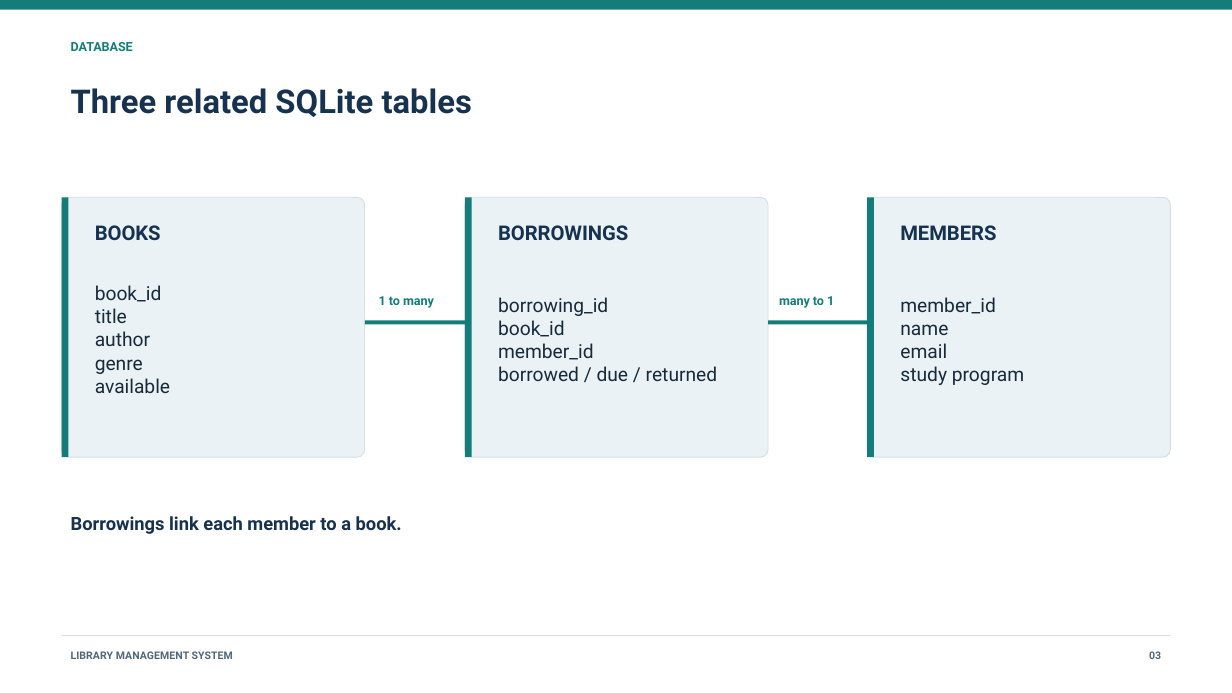
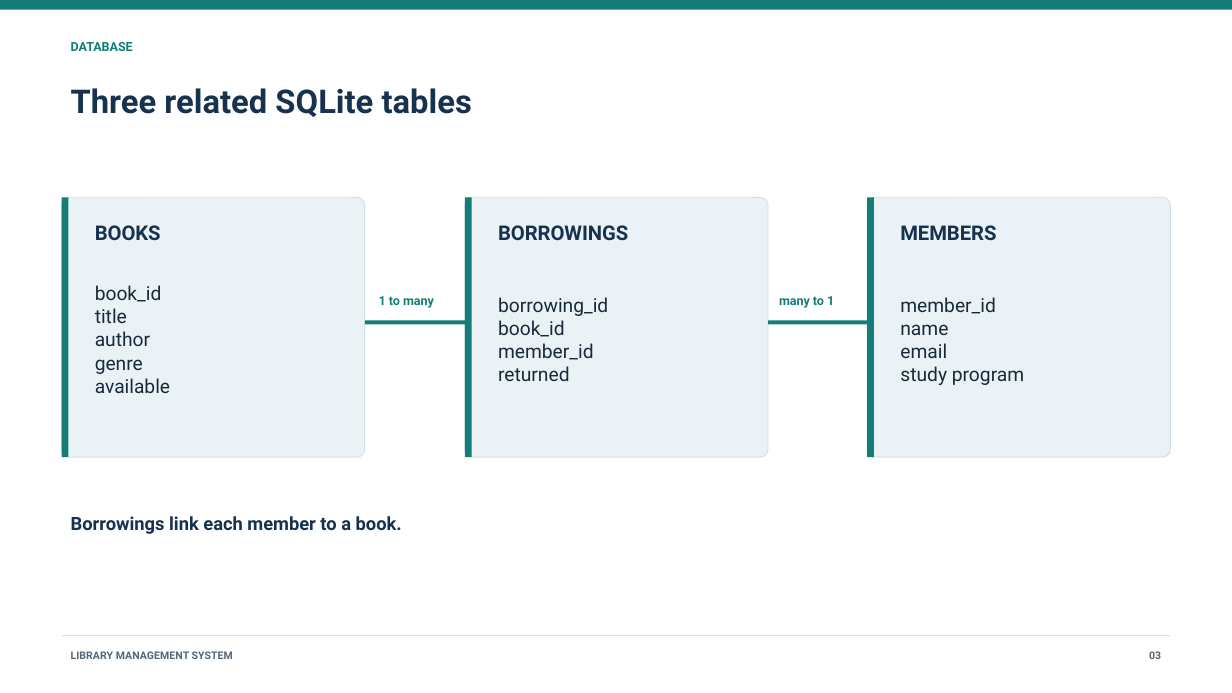
Before and after one commit to KuanyshAsker/PP2_Midterm_Project, a slide deck: slide 3 of ProjectPresentation.pptx. Drawn at 1232x693 pixels with LibreOffice and Linux fonts; fonts in the diff are those of the drawing. Boxes give left, top, right and bottom in pixels: in the first picture for what was removed or moved away, otherwise in the second. Text is boxed around its words. In the diff, an @@ line names an element or a change of style, - is before the commit and + after.

Commit message:
Simplify library app to lecture topics

```diff
--- a/ProjectPresentation.pptx
+++ b/ProjectPresentation.pptx
@@ text at <box>498,366,570,381</box>: text changed @@
-borrowed / due / returned
+returned
```
Also in this commit, not shown: 6 other files.
